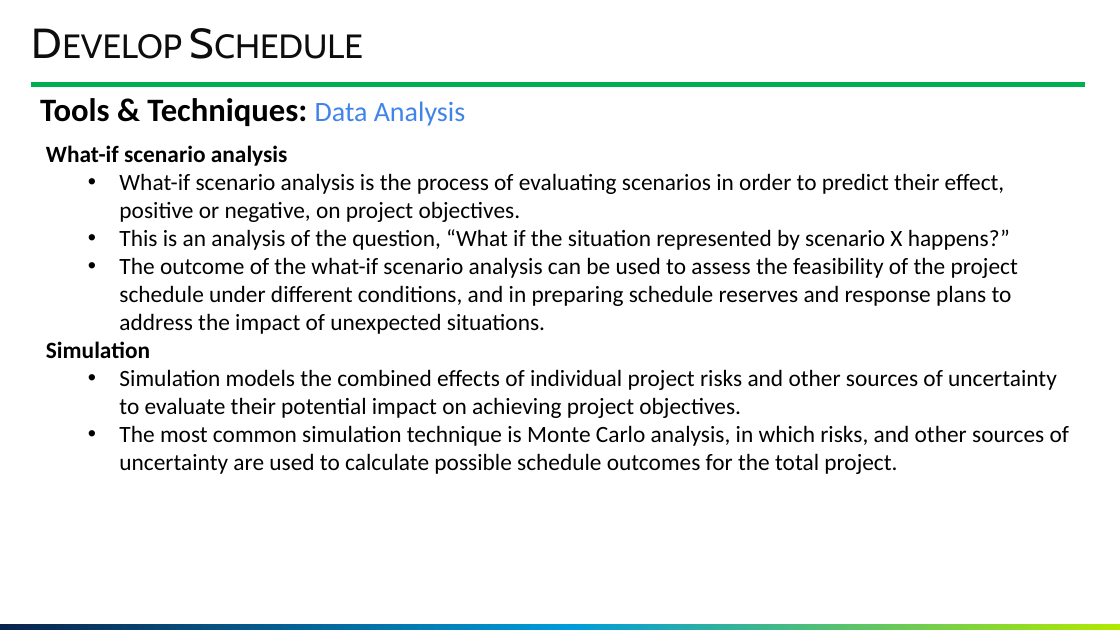
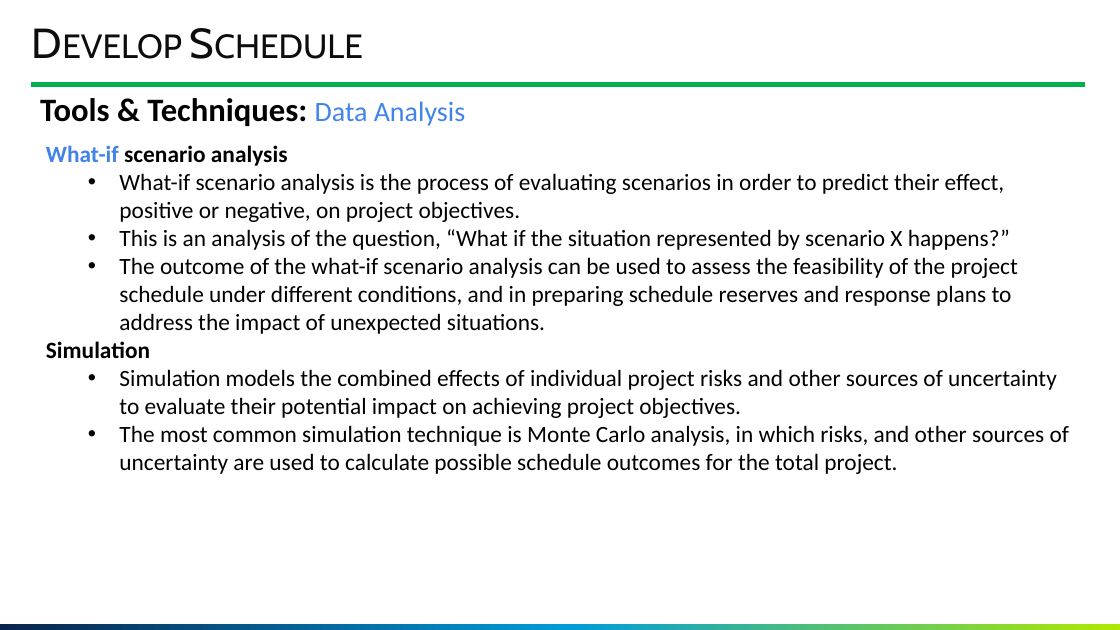
Before and after one commit to GoonerMAK/SWE_4803_Software_Project_Management, a slide deck: slide 128 of SWE 4803_Lec5_part1.pptm. Drawn at 1120x630 pixels with LibreOffice and Linux fonts; fonts in the diff are those of the drawing; background and template pictures are left out. Boxes give left, top, right and bottom in pixels: in the first picture for what was removed or moved away, otherwise in the second. Text is boxed around its words. In the diff, an @@ line names an element or a change of style, - is before the commit and + after.

```diff
--- a/SWE 4803_Lec5_part1.pptm
+++ b/SWE 4803_Lec5_part1.pptm
@@ text at [46, 145, 288, 166]: text colour #000000 to #4184E8 in "What-if" @@
```
Also in this commit, not shown: 18 other slides changed, 1 slide added, 4 other files.
